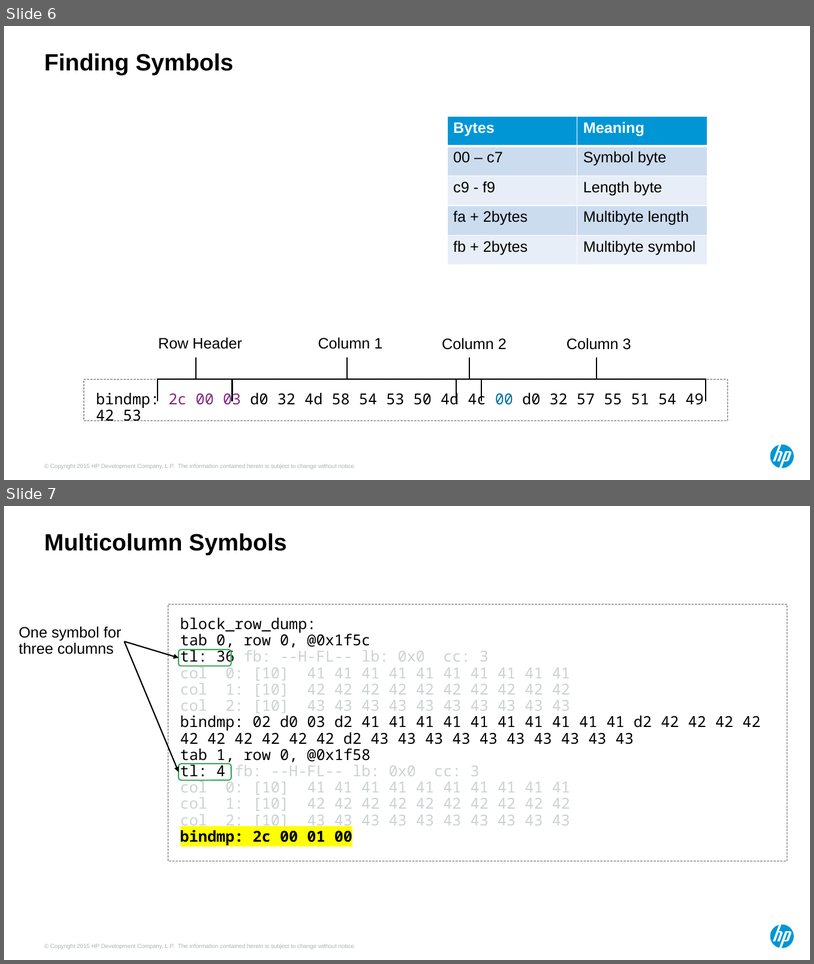
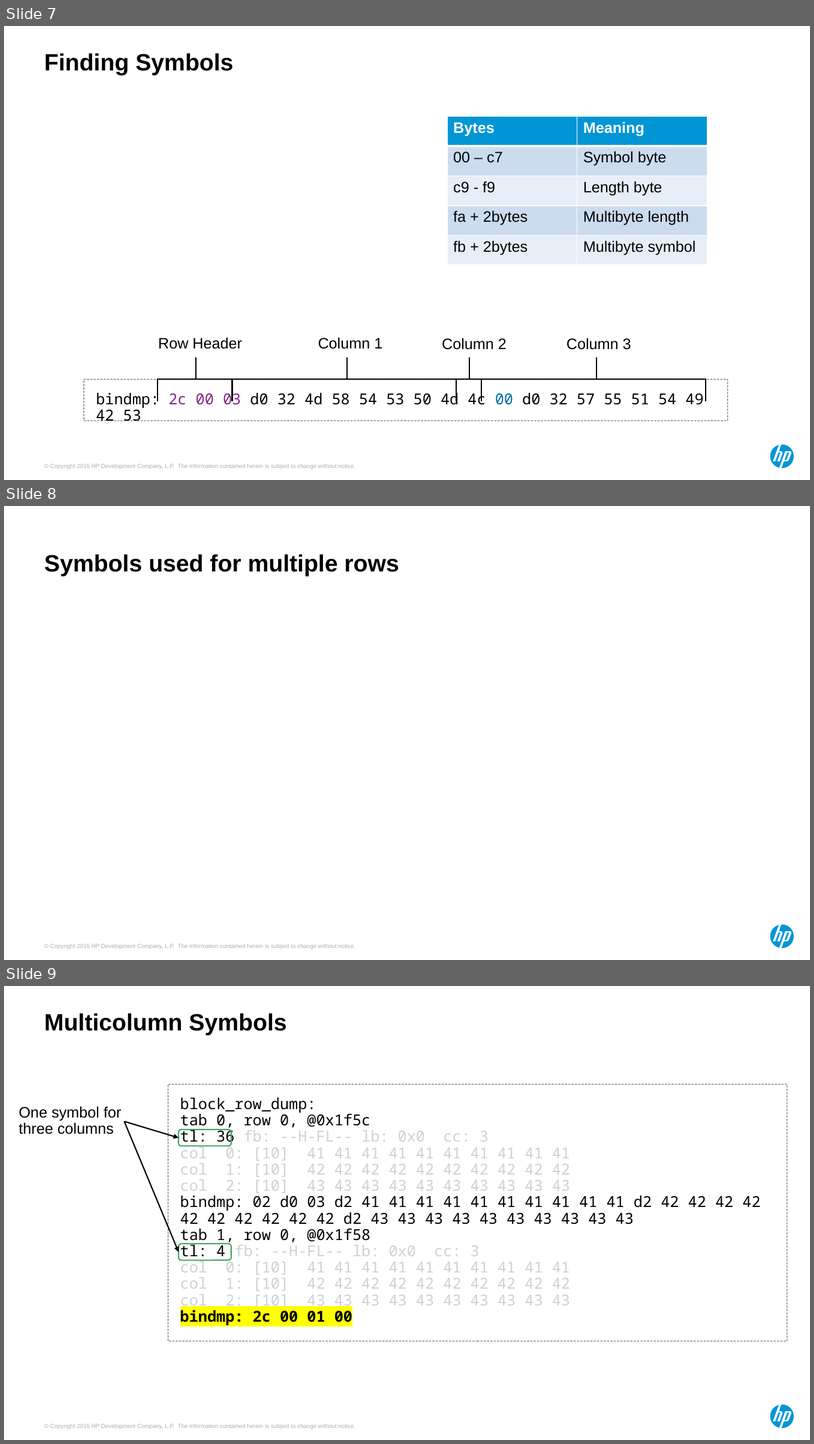
Before and after one commit to Dyland28/HP-Data-Compression, a slide deck: compression_sand_weiss_hotsos_2018.pptx. Shown one above the other, each under a label of ours: slides 6 and 7 before the commit, slides 7, 8 and 9 after it. The pictures are 814x964 and 814x1444 pixels, drawn with LibreOffice and Linux fonts; fonts in the diff are those of the drawing. Boxes give left, top, right and bottom in pixels: in the first picture for what was removed or moved away, otherwise in the second. Text is boxed around its words. In the diff, an @@ line names an element or a change of style, - is before the commit and + after.

```diff
--- a/compression_sand_weiss_hotsos_2018.pptx
+++ b/compression_sand_weiss_hotsos_2018.pptx
@@ slide 8 added at [4, 506, 810, 960], background #FFFFFF; not listed: 2 template elements that a slide beside it also shows @@
@@ title added at [44, 554, 399, 576], 28 pt, text #000000, bold @@
+Symbols used for multiple rows
@@ what was slide 6 is now slide 7 @@
@@ what was slide 7 is now slide 9 @@
```
Also in this commit, not shown: 5 slides changed, 3 other slides added, 1 slide removed.
